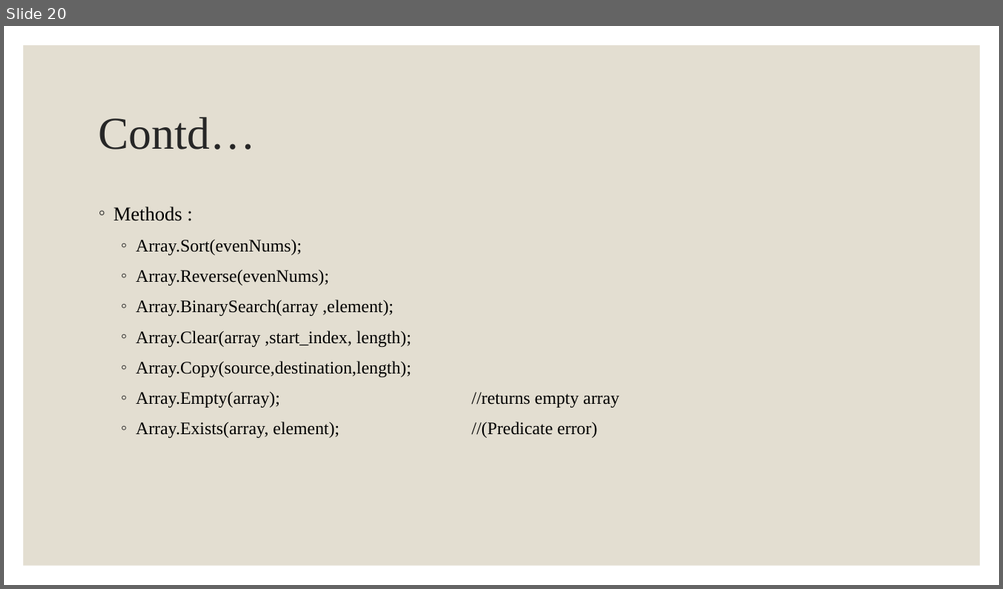
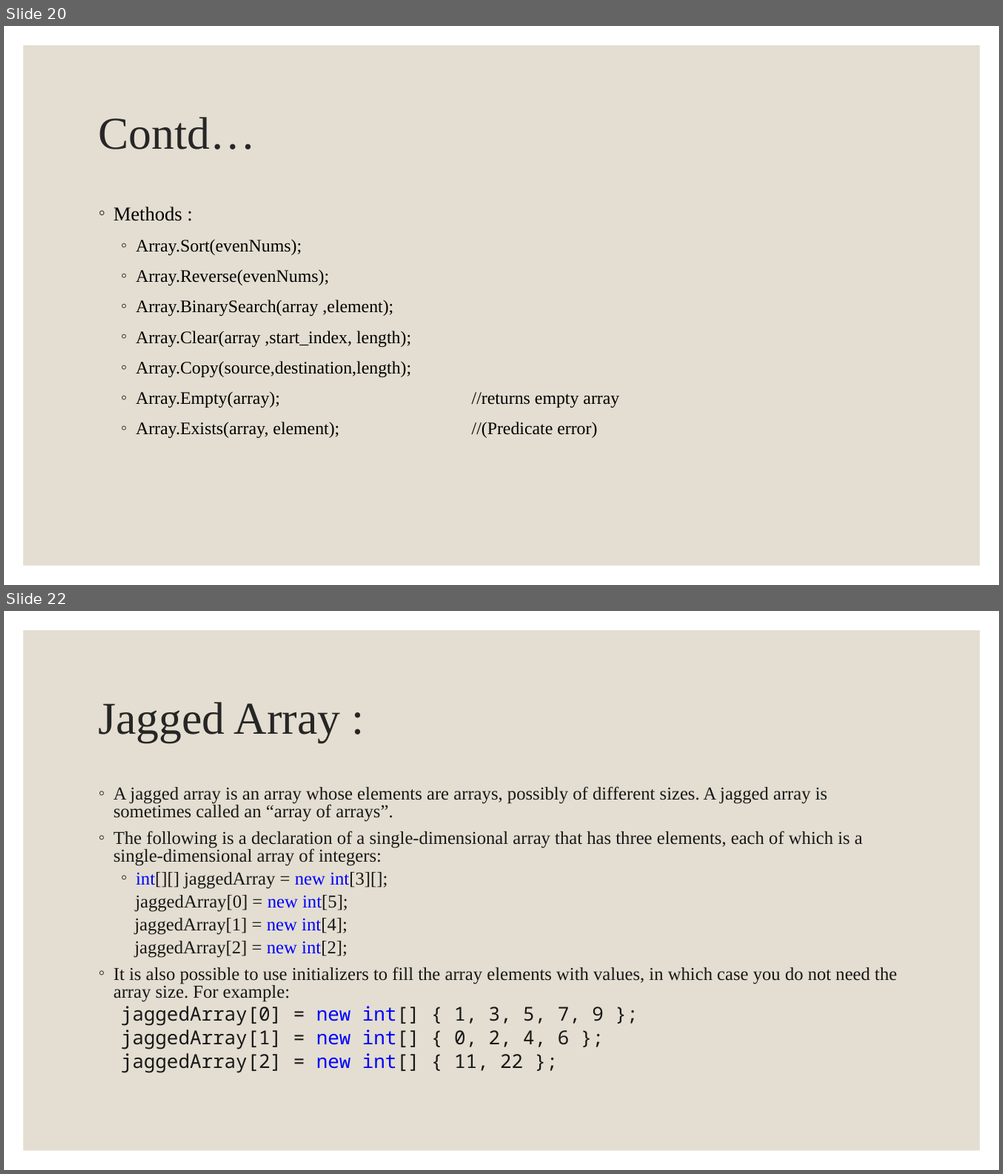
Before and after one commit to Shivaram008/C-, a slide deck: PPTs/Programming in C#.pptx. Shown one above the other, each under a label of ours: slide 20 before the commit, slides 20 and 22 after it; the slides between them are not shown. The pictures are 1003x589 and 1003x1174 pixels, drawn with LibreOffice and Linux fonts; fonts in the diff are those of the drawing. Boxes give left, top, right and bottom in pixels: in the first picture for what was removed or moved away, otherwise in the second. Text is boxed around its words. In the diff, an @@ line names an element or a change of style, - is before the commit and + after.

```diff
--- a/PPTs/Programming in C#.pptx
+++ b/PPTs/Programming in C#.pptx
@@ slide 22 added at [4,611,999,1170], background #FFFFFF; not listed: 1 template element that a slide beside it also shows @@
@@ title added at [99,702,341,743], 44 pt, text #262626 @@
+Jagged Array :
@@ text added at [114,786,896,1073], 17.6 pt, text #171717 @@
+◦ A jagged array is an array whose elements are arrays, possibly of different sizes. A jagged array is sometimes called an “array of arrays”.
+◦ The following is a declaration of a single-dimensional array that has three elements, each of which is a single-dimensional array of integers:
+  ◦ int[][] jaggedArray = new int[3][];
+  jaggedArray[0] = new int[5];
+  jaggedArray[1] = new int[4];
+  jaggedArray[2] = new int[2];
+◦ It is also possible to use initializers to fill the array elements with values, in which case you do not need the array size. For example:
+  jaggedArray[0] = new int[] { 1, 3, 5, 7, 9 };
+  jaggedArray[1] = new int[] { 0, 2, 4, 6 };
+  jaggedArray[2] = new int[] { 11, 22 };
```
Also in this commit, not shown: 1 slide changed, 3 other slides added, 1 slide removed, 1 other file.
